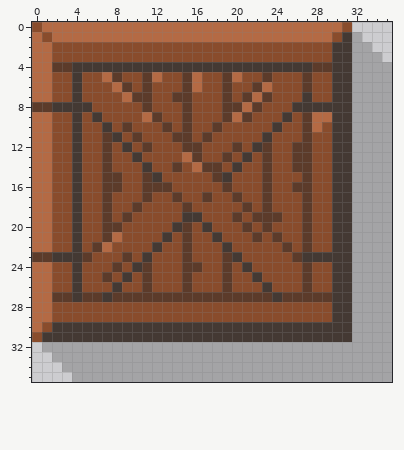
Pixel-art sprite: gfx/crate.png. This is how it looked before the edit.
The file is 36x36 pixels.
The same view after the edit:
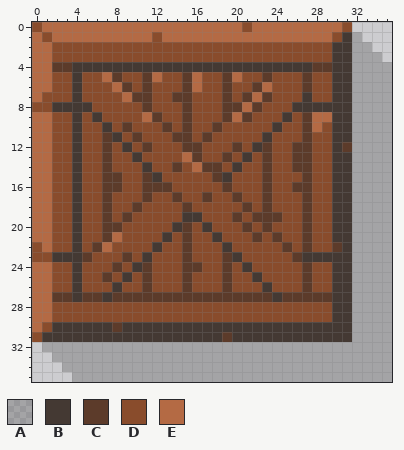
Palette (. is transparent): A #00000033  B #443933  C #5c3b2a  D #894c2c  E #b46a44
Difference:
The edit turns colour B into colour C in row 12 at x 31; in row 22 at x 30; in row 30 at x 8; in row 31 at x 19.
The edit turns colour C into colour D in row 8 at x 0 to 1; in row 23 at x 0 to 1.
The edit turns colour E into colour D in row 0 at x 21; in row 1 at x 12; in row 7 at x 1; in row 22 at x 0.
Where, in picture pixels (left, top, right, bottom), the same in both pictures:
changed: (242, 22, 252, 32)
changed: (152, 32, 162, 42)
changed: (32, 92, 52, 112)
changed: (342, 142, 352, 152)
changed: (32, 242, 52, 262)
changed: (332, 242, 342, 252)
changed: (112, 322, 122, 332)
changed: (222, 332, 232, 342)
